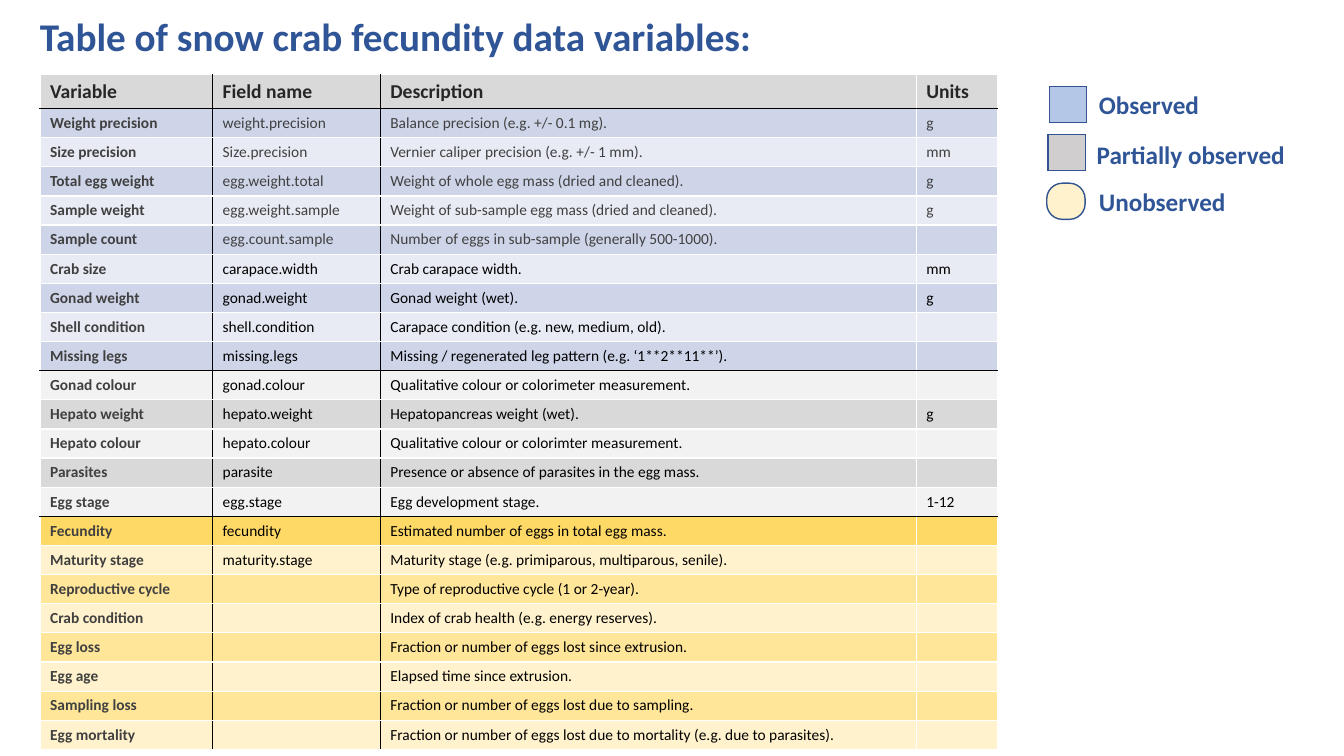
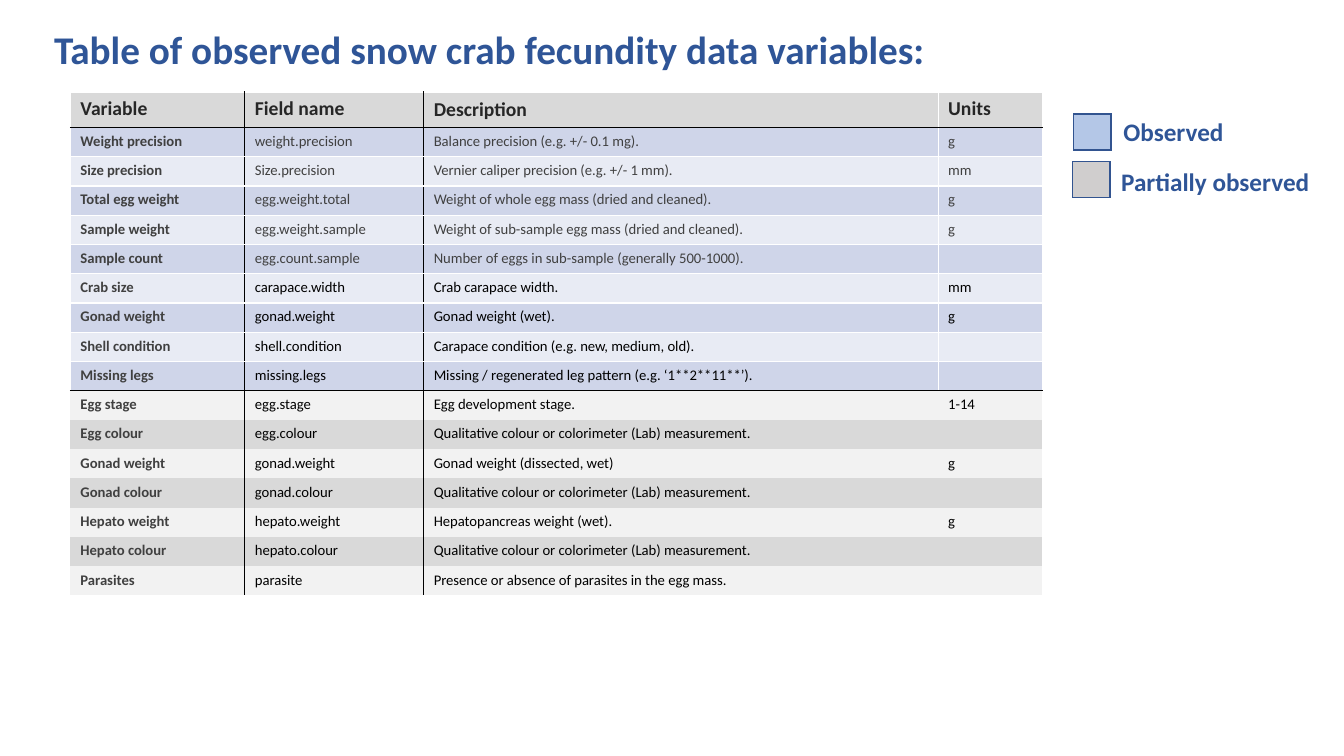
Before and after one commit to TobieSurette/snow-crab-fecundity, a slide deck: slide 2 of doc/Fecundity DAG.pptx. Drawn at 1344x756 pixels with LibreOffice and Linux fonts; fonts in the diff are those of the drawing. Boxes give left, top, right and bottom in pixels: in the first picture for what was removed or moved away, otherwise in the second. Text is boxed around its words. In the diff, an @@ line names an element or a change of style, - is before the commit and + after.

```diff
--- a/doc/Fecundity DAG.pptx
+++ b/doc/Fecundity DAG.pptx
@@ text at <box>54,36,924,70</box>: text changed @@
-Table of snow crab fecundity data variables:
+Table of observed snow crab fecundity data variables:
@@ table at <box>71,92,1043,596</box> @@
-row 11: Gonad colour | gonad.colour | Qualitative colour or colorimeter measurement. | 
+row 11: Egg stage | egg.stage | Egg development stage. | 1-14
+row 12: Egg colour | egg.colour | Qualitative colour or colorimeter (Lab) measurement. | 
+row 13: Gonad weight | gonad.weight | Gonad weight (dissected, wet) | g
+row 14: Gonad colour | gonad.colour | Qualitative colour or colorimeter (Lab) measurement. | 
-row 16, column 3: Qualitative colour or colorimter measurement.
+row 16, column 3: Qualitative colour or colorimeter (Lab) measurement.
-row 15: Egg stage | egg.stage | Egg development stage. | 1-12
-row 16: Fecundity | fecundity | Estimated number of eggs in total egg mass. | 
-row 17: Maturity stage | maturity.stage | Maturity stage (e.g. primiparous, multiparous, senile). | 
-row 18: Reproductive cycle |  | Type of reproductive cycle (1 or 2-year). | 
-row 19: Crab condition |  | Index of crab health (e.g. energy reserves). | 
-row 20: Egg loss |  | Fraction or number of eggs lost since extrusion. | 
-row 21: Egg age |  | Elapsed time since extrusion. | 
-row 22: Sampling loss |  | Fraction or number of eggs lost due to sampling. | 
-row 23: Egg mortality |  | Fraction or number of eggs lost due to mortality (e.g. due to parasites). | 
@@ table: place and size @@
-table at <box>40,75,998,747</box>
+table at <box>71,92,1043,596</box>
@@ 2 texts, 2 rectangles: place and size @@
-2 texts, 2 rectangles at <box>1049,87,1285,170</box>
+2 texts, 2 rectangles at <box>1073,114,1310,198</box>
@@ rounded rectangle removed at <box>1047,184,1085,220</box> @@
@@ text removed at <box>1099,193,1226,211</box> @@
-Unobserved
```
Also in this commit, not shown: 2 other slides changed, 12 slides added, 20 other files.
